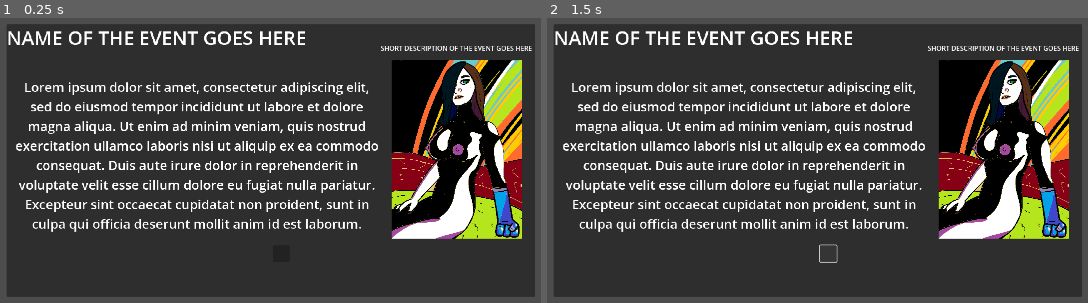
Above: before the commit, frames 1-2 (left to right).
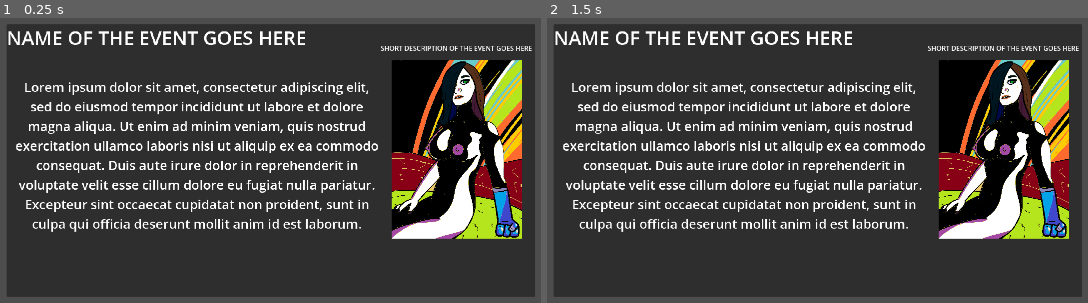
Above: after the commit, the same moments.

Repository: etherthegreat/mostupdatedfarsword
Game: Godot game, scene res://eventScene.tscn
Same seed, same stepped clock (60 frames per second), same inputs: the game is played once before the commit and once after it. This scene is started directly instead of the project's main scene.
Inputs (mouse positions are in pixels of both pictures, inside the frame that each line leads up to):
- Up to frame 1 (0.25 s): no input
- Up to frame 2 (1.5 s): click (828, 254) at 0.52 s; click (828, 254) at 1.27 s

The runs differ from the first frame. In frame 2, less than 0.1% of the frame differs, in the area x 50-54%, y 79-86%.

Commit message:
added new eventButton to PDT_WOLVERINA0-1 event
testing out github

Diff:
--- a/Game Scenes and Scripts/world.gd
+++ b/Game Scenes and Scripts/world.gd
@@ -365,4 +365,6 @@
 							match eventButtonID:
 								"PDT_Wolverina0-1":
 									print("YOUVE COMPLETED THE CHAIN")
-	pass
+								"PDT_Wolverina0-2":
+									print("What's UP Chump?")
+	pass
--- a/eventScene.tscn
+++ b/eventScene.tscn
@@ -1,8 +1,7 @@
-[gd_scene load_steps=4 format=3 uid="uid://dwonmrxv1pcck"]
+[gd_scene load_steps=3 format=3 uid="uid://dwonmrxv1pcck"]
 
 [ext_resource type="Texture2D" uid="uid://djnvumtpui13d" path="res://art assets/Placeholder Art/character/8 11 experimental.png" id="1_lrrym"]
 [ext_resource type="Script" uid="uid://brege513eyw2c" path="res://event_scene.gd" id="1_y3087"]
-[ext_resource type="PackedScene" uid="uid://d08snuhy2ac40" path="res://event_button.tscn" id="3_apgmq"]
 
 [node name="EventControl" type="Control"]
 layout_mode = 3
@@ -60,7 +59,5 @@
 offset_top = 532.0
 offset_right = 1259.0
 offset_bottom = 1184.0
+theme_override_constants/separation = 250
 alignment = 1
-
-[node name="EventButtonControl" parent="EventPanel/eventButtons" instance=ExtResource("3_apgmq")]
-layout_mode = 2
--- a/localization_ball.gd
+++ b/localization_ball.gd
@@ -53,7 +53,7 @@
 									eventShortDescription = "...for her comrades still enslaved in the Anlaxian Estates."
 									eventLongDescription = "I wasn't truly born until I was eleven or twelve years old.  Until then, I wasn't anyt …(505 unchanged characters)…
 									newEventButton("Something Must Change", "PDT_Wolverina0-1")
-
+									newEventButton("TheEndTimes Approach", "PDT_Wolverina0-2")
 					pass
 				"national":
 					pass
